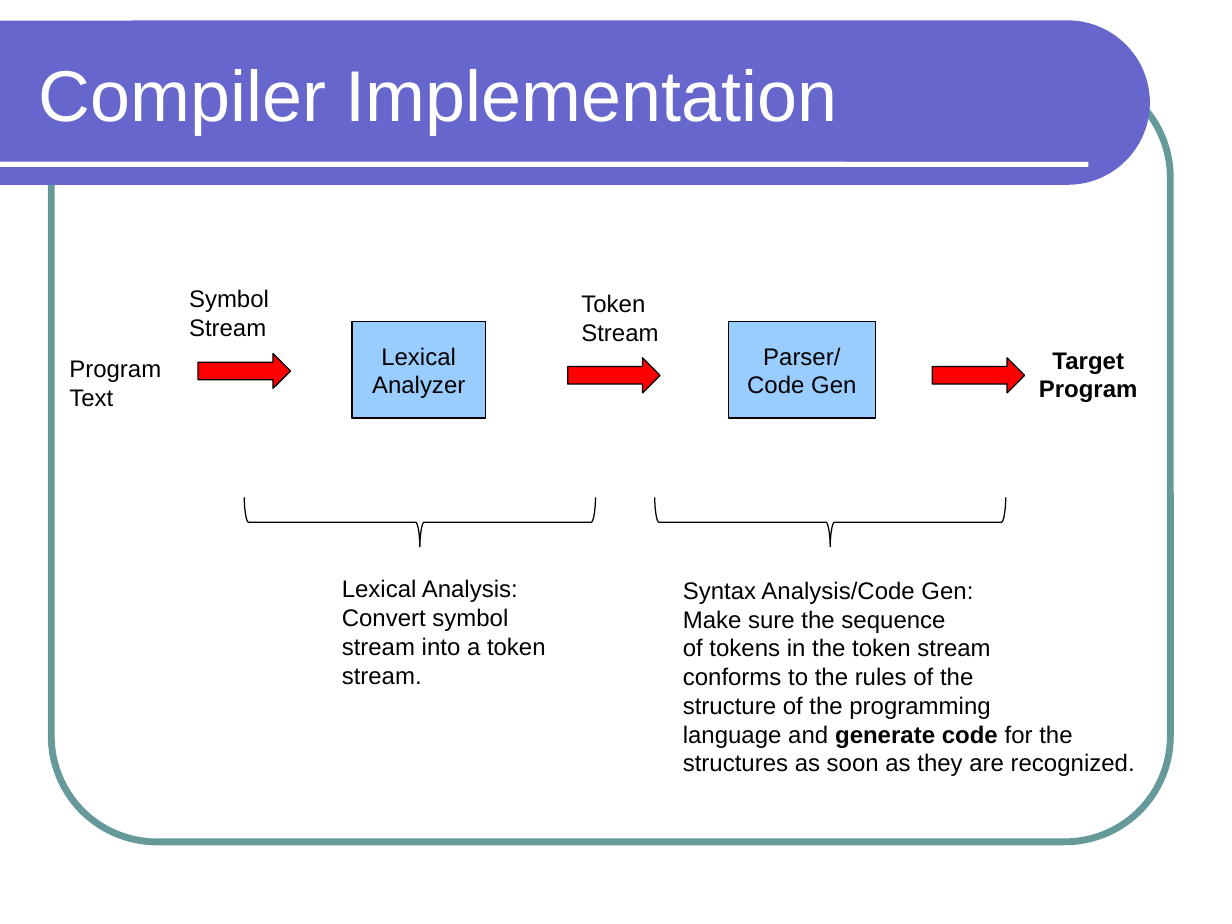
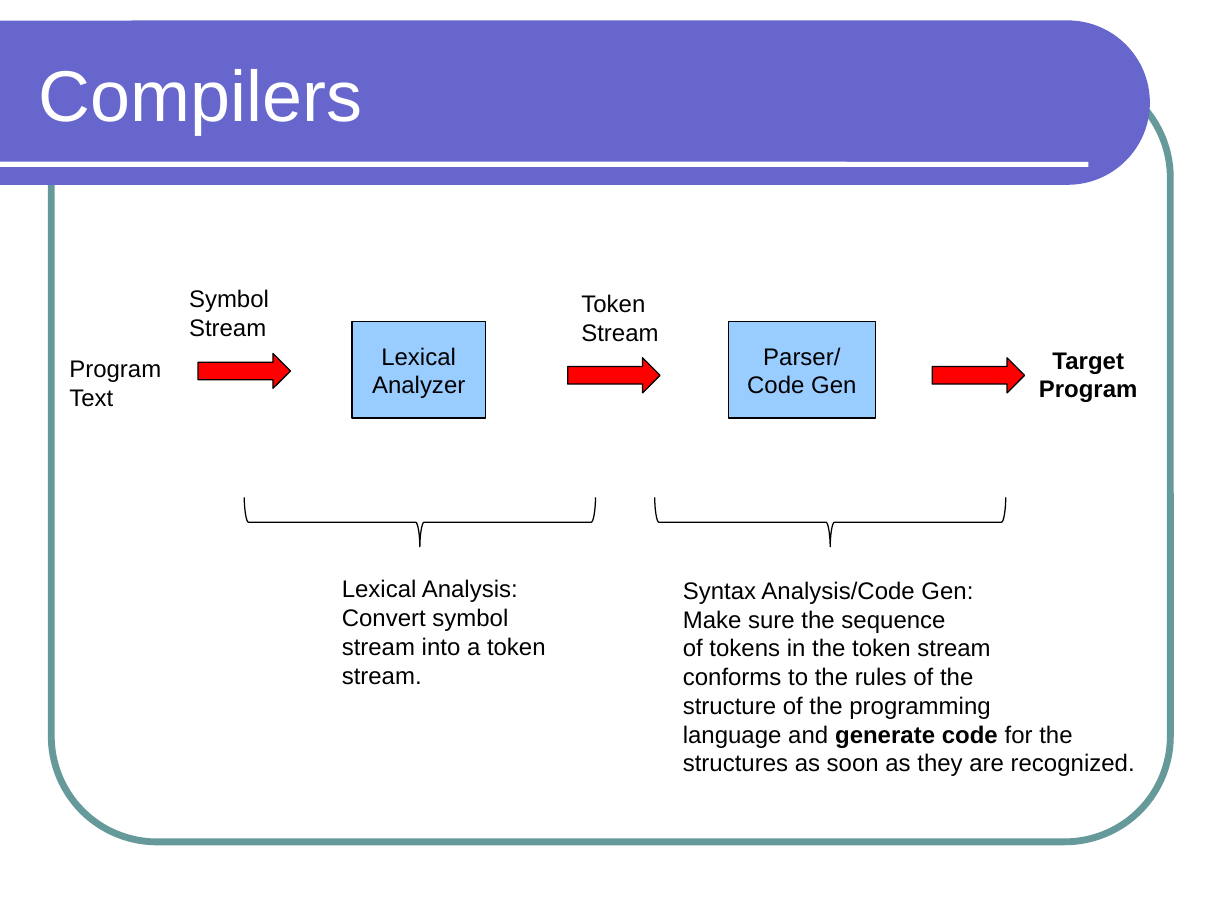
Before and after one commit to lutzhamel/CSC301, a slide deck: slide 20 of notes/csc301-ln012.ppt. Drawn at 1232x924 pixels with LibreOffice and Linux fonts; fonts in the diff are those of the drawing. Boxes give left, top, right and bottom in pixels: in the first picture for what was removed or moved away, otherwise in the second. Text is boxed around its words. In the diff, an @@ line names an element or a change of style, - is before the commit and + after.

```diff
--- a/notes/csc301-ln012.ppt
+++ b/notes/csc301-ln012.ppt
@@ title at [39,69,362,134]: text changed @@
-Compiler Implementation
+Compilers
```
Also in this commit, not shown: 6 other slides changed, 3 slides added, 1 slide removed, 3 other files.
